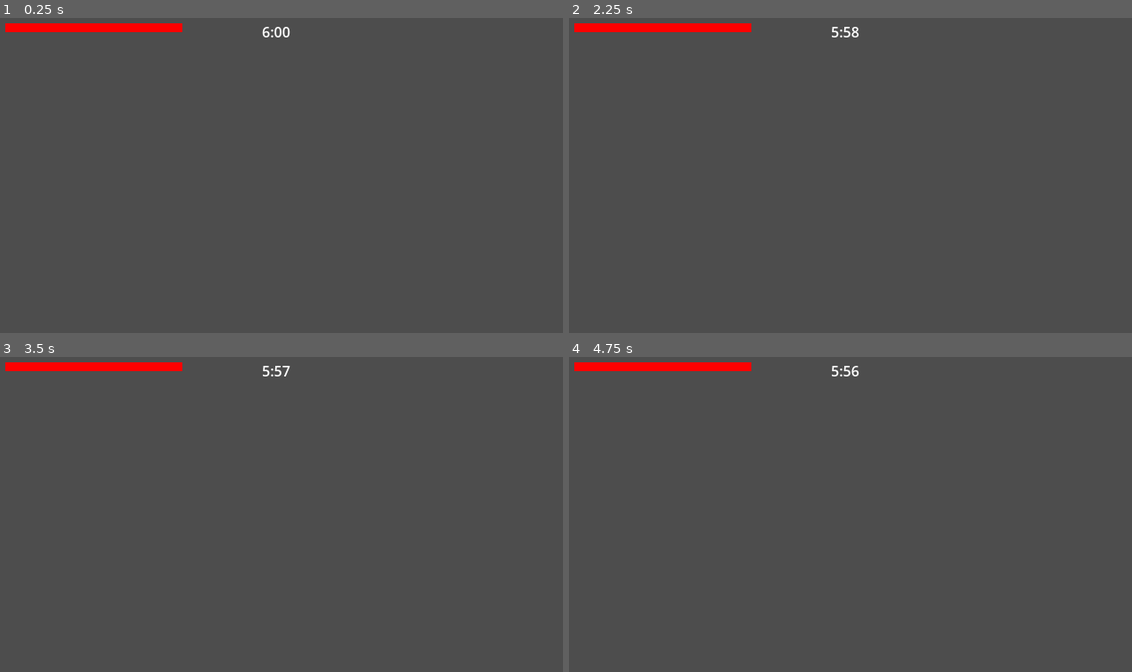
Above: before the commit, frames 1-4 (two rows, left to right).
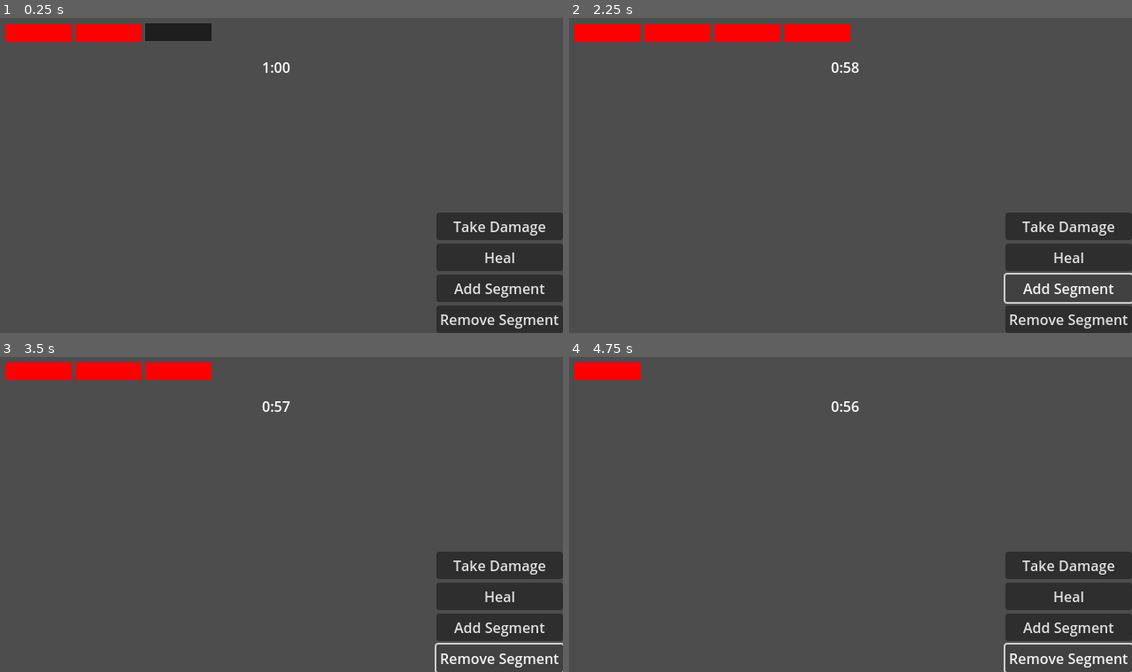
Above: after the commit, the same moments.

Repository: EmperorCookie/groundhogvania
Game: Godot game, scene res://menu/player_hud.tscn
Same seed, same stepped clock (60 frames per second), same inputs: the game is played once before the commit and once after it. This scene is started directly instead of the project's main scene.
Inputs (mouse positions are in pixels of both pictures, inside the frame that each line leads up to):
- Up to frame 1 (0.25 s): no input
- Up to frame 2 (2.25 s): click (1070, 225) at 0.5 s, where only the run after the commit has a clickable "Take Damage"; click (1070, 257) at 1.25 s, where only the run after the commit has a clickable "Heal"; click (1070, 288) at 2 s, where only the run after the commit has a clickable "Add Segment"
- Up to frame 3 (3.5 s): click (501, 659) at 2.75 s, where only the run after the commit has a clickable "Remove Segment"
- Up to frame 4 (4.75 s): tap Enter at 3.5 s; hold Right (player_right) from 3.53 s (still down); tap Shift (player_dash) at 3.6, 4.35 s; tap Space (player_jump) at 3.77, 4.25, 4.52 s

The runs differ from the first frame. In frame 1, 9.1% of the frame differs, in the area x 0-100%, y 1-100%; in frame 2, 8.2%; in frame 3, 7.5%; in frame 4, 7.2%.

Commit message:
Add dynamic HP system and developer debug buttons to HUD
Replaces static ProgressBar HP with a dynamic, segment-based HP system using ColorRects, supporting variable max HP and visual shadows for lost health. Adds developer-only debug buttons for taking damage, healing, and adjusting HP segments, visible only in debug builds. Updates timer to start at 1 minute and refactors scene structure to support the new HP system.

Diff:
--- a/menu/player_hud.gd
+++ b/menu/player_hud.gd
@@ -1,11 +1,31 @@
 extends Node2D
 
 # Timer variables
-var seconds: int = 360  # 6 minutes in seconds
+var seconds: int = 60  # 1 minute in seconds
 var timer: Timer
 @onready var restart_timer_label: Label = $Control/BoxContainer/restart_timer
 
+# HP system variables
+var hp: int = 2  # Hard coded HP value
+var max_hp: int = 3  # Maximum HP segments
+@onready var hp_container: HBoxContainer = $Control/HPContainer
+var hp_segments: Array[ColorRect] = []
+var hp_shadows: Array[ColorRect] = []  # Shadow/silhouette segments
+
+# Developer buttons
+@onready var dev_buttons: VBoxContainer = $Control/DevButtons
+@onready var take_damage_btn: Button = $Control/DevButtons/TakeDamageBtn
+@onready var heal_btn: Button = $Control/DevButtons/HealBtn
+@onready var add_segment_btn: Button = $Control/DevButtons/AddSegmentBtn
+@onready var remove_segment_btn: Button = $Control/DevButtons/RemoveSegmentBtn
+
 func _ready():
+	# Initialize HP system
+	setup_hp_system()
+
+	# Setup developer buttons (only visible in debug builds)
+	setup_dev_buttons()
+
 	# Create and configure the timer
 	timer = Timer.new()
 	timer.wait_time = 1.0  # 1 second interval
@@ -16,6 +36,156 @@
 	# Display initial time on label
 	update_timer_display()
 
+func setup_dev_buttons():
+	# Only show developer buttons in debug builds (editor/development)
+	if OS.is_debug_build():
+		dev_buttons.visible = true
+		# Connect button signals
+		take_damage_btn.pressed.connect(_on_take_damage_pressed)
+		heal_btn.pressed.connect(_on_heal_pressed)
+		add_segment_btn.pressed.connect(_on_add_segment_pressed)
+		remove_segment_btn.pressed.connect(_on_remove_segment_pressed)
+	else:
+		dev_buttons.visible = false
+
+func setup_hp_system():
+	# Clear any existing segments first
+	for child in hp_container.get_children():
+		child.free()  # Use free() instead of queue_free() for immediate removal
+
+	hp_segments.clear()
+	hp_shadows.clear()
+
+	print("Setting up HP system with max_hp: ", max_hp, " current hp: ", hp)
+
+	# Create paired shadow and active segments
+	for i in range(max_hp):
+		# Create a container for each HP segment pair
+		var segment_container = Control.new()
+		segment_container.layout_mode = 2
+		segment_container.custom_minimum_size = Vector2(75, 20)
+		segment_container.name = "HPSegment" + str(i)
+		hp_container.add_child(segment_container)
+
+		# Create shadow segment (background)
+		var shadow_segment = ColorRect.new()
+		shadow_segment.layout_mode = 1
+		shadow_segment.anchors_preset = 15  # Full rect
+		shadow_segment.color = Color(0, 0, 0, 0.6)  # Black with 60% opacity
+		shadow_segment.name = "Shadow" + str(i)
+		segment_container.add_child(shadow_segment)
+		hp_shadows.append(shadow_segment)
+
+		# Create active segment (foreground)
+		var active_segment = ColorRect.new()
+		active_segment.layout_mode = 1
+		active_segment.anchors_preset = 15  # Full rect
+		active_segment.color = Color.RED
+		active_segment.name = "Active" + str(i)
+		segment_container.add_child(active_segment)
+		hp_segments.append(active_segment)
+
+		print("Created segment ", i, " - Shadow: ", shadow_segment.color, " Active: ", active_segment.color)
+
+	# Update HP display
+	update_hp_display()
+
+func update_hp_display():
+	print("Updating HP display - Current HP: ", hp, " Max HP: ", max_hp)
+	print("HP segments count: ", hp_segments.size(), " Shadow segments count: ", hp_shadows.size())
+
+	# Update visibility of active HP segments based on current HP
+	for i in range(hp_segments.size()):
+		if i < hp:
+			# Show this HP segment (full health)
+			hp_segments[i].visible = true
+			print("Segment ", i, " - VISIBLE (red)")
+		else:
+			# Hide this HP segment (lost health) - shadow will still show
+			hp_segments[i].visible = false
+			print("Segment ", i, " - HIDDEN (shadow should show)")
+
+	# Ensure shadows are always visible
+	for i in range(hp_shadows.size()):
+		hp_shadows[i].visible = true
+		print("Shadow ", i, " - VISIBLE (gray)")
+
+func take_damage(damage: int = 1):
+	# Function to handle taking damage
+	hp = max(0, hp - damage)
+	update_hp_display()
+
+	if hp <= 0:
+		print("Player died!")
+
+func heal(amount: int = 1):
+	# Function to handle healing
+	hp = min(max_hp, hp + amount)  # Cap at max HP
+	update_hp_display()
+
+func add_hp_segment():
+	# Add a new HP segment (increase max HP)
+	max_hp += 1
+	hp = max_hp  # Full heal when adding segment
+
+	# Create a container for the new HP segment pair
+	var segment_container = Control.new()
+	segment_container.layout_mode = 2
+	segment_container.custom_minimum_size = Vector2(75, 20)
+	hp_container.add_child(segment_container)
+
+	# Create shadow segment (background)
+	var new_shadow = ColorRect.new()
+	new_shadow.layout_mode = 1
+	new_shadow.anchors_preset = 15  # Full rect
+	new_shadow.color = Color(0, 0, 0, 0.6)  # Black with 60% opacity
+	segment_container.add_child(new_shadow)
+	hp_shadows.append(new_shadow)
+
+	# Create active segment (foreground)
+	var new_segment = ColorRect.new()
+	new_segment.layout_mode = 1
+	new_segment.anchors_preset = 15  # Full rect
+	new_segment.color = Color.RED
+	segment_container.add_child(new_segment)
+	hp_segments.append(new_segment)
+
+	update_hp_display()
+
+func remove_hp_segment():
+	# Remove an HP segment (decrease max HP)
+	if max_hp > 1:  # Don't go below 1 max HP
+		max_hp -= 1
+		hp = min(hp, max_hp)  # Adjust current HP if needed
+
+		# Remove the last active segment
+		if hp_segments.size() > 0:
+			hp_segments.pop_back()
+
+		# Remove the last shadow segment
+		if hp_shadows.size() > 0:
+			hp_shadows.pop_back()
+
+		# Remove the last container (which contains both shadow and active)
+		var children = hp_container.get_children()
+		if children.size() > 0:
+			children[-1].queue_free()
+
+		update_hp_display()
+
+# Developer button handlers
+func _on_take_damage_pressed():
+	take_damage(1)
+
+func _on_heal_pressed():
+	heal(1)
+
+func _on_add_segment_pressed():
+	add_hp_segment()
+
+func _on_remove_segment_pressed():
+	remove_hp_segment()
+
 func _on_timer_timeout():
 	# Decrease seconds and update display
 	if seconds > 0:
@@ -24,7 +194,7 @@
 
 func update_timer_display():
 	# Convert seconds to minutes:seconds format and update label
-	var minutes: int = seconds / 60
+	var minutes: int = int(seconds / 60)  # Convert to int after division
 	var remaining_seconds: int = seconds % 60
 	var time_string = "%d:%02d" % [minutes, remaining_seconds]
 
--- a/menu/player_hud.tscn
+++ b/menu/player_hud.tscn
@@ -1,12 +1,6 @@
-[gd_scene load_steps=4 format=3 uid="uid://c7y5vlnbew3n7"]
+[gd_scene load_steps=2 format=3 uid="uid://c7y5vlnbew3n7"]
 
 [ext_resource type="Script" uid="uid://2ak23c2yneox" path="res://menu/player_hud.gd" id="1_jsqgb"]
-
-[sub_resource type="StyleBoxFlat" id="StyleBoxFlat_gjwcd"]
-bg_color = Color(0.0110876, 0.0110876, 0.0110876, 1)
-
-[sub_resource type="StyleBoxFlat" id="StyleBoxFlat_jsqgb"]
-bg_color = Color(1, 0, 0, 1)
 
 [node name="PlayerHud" type="Node2D"]
 script = ExtResource("1_jsqgb")
@@ -17,22 +11,27 @@
 offset_right = 640.0
 offset_bottom = 360.0
 
-[node name="MarginContainer" type="MarginContainer" parent="Control"]
+[node name="HPContainer" type="HBoxContainer" parent="Control"]
 layout_mode = 1
 offset_left = 10.0
 offset_top = 10.0
-offset_right = 210.0
-offset_bottom = 20.0
+offset_right = 310.0
+offset_bottom = 30.0
 
-[node name="player_hp" type="ProgressBar" parent="Control/MarginContainer"]
+[node name="HP1" type="ColorRect" parent="Control/HPContainer"]
+custom_minimum_size = Vector2(75, 20)
 layout_mode = 2
-size_flags_vertical = 1
-theme_override_styles/background = SubResource("StyleBoxFlat_gjwcd")
-theme_override_styles/fill = SubResource("StyleBoxFlat_jsqgb")
-max_value = 3.0
-step = 1.0
-value = 3.0
-show_percentage = false
+color = Color(1, 0, 0, 1)
+
+[node name="HP2" type="ColorRect" parent="Control/HPContainer"]
+custom_minimum_size = Vector2(75, 20)
+layout_mode = 2
+color = Color(1, 0, 0, 1)
+
+[node name="HP3" type="ColorRect" parent="Control/HPContainer"]
+custom_minimum_size = Vector2(75, 20)
+layout_mode = 2
+color = Color(1, 0, 0, 1)
 
 [node name="BoxContainer" type="BoxContainer" parent="Control"]
 layout_mode = 1
@@ -40,10 +39,39 @@
 anchor_left = 0.5
 anchor_right = 0.5
 offset_left = -20.0
+offset_top = 40.0
 offset_right = 20.0
-offset_bottom = 40.0
+offset_bottom = 80.0
 grow_horizontal = 2
 
 [node name="restart_timer" type="Label" parent="Control/BoxContainer"]
 layout_mode = 2
-text = "6:00"
+text = "1:00"
+
+[node name="DevButtons" type="VBoxContainer" parent="Control"]
+layout_mode = 1
+anchors_preset = 3
+anchor_left = 1.0
+anchor_top = 1.0
+anchor_right = 1.0
+anchor_bottom = 1.0
+offset_left = -120.0
+offset_top = -120.0
+grow_horizontal = 0
+grow_vertical = 0
+
+[node name="TakeDamageBtn" type="Button" parent="Control/DevButtons"]
+layout_mode = 2
+text = "Take Damage"
+
+[node name="HealBtn" type="Button" parent="Control/DevButtons"]
+layout_mode = 2
+text = "Heal"
+
+[node name="AddSegmentBtn" type="Button" parent="Control/DevButtons"]
+layout_mode = 2
+text = "Add Segment"
+
+[node name="RemoveSegmentBtn" type="Button" parent="Control/DevButtons"]
+layout_mode = 2
+text = "Remove Segment"
